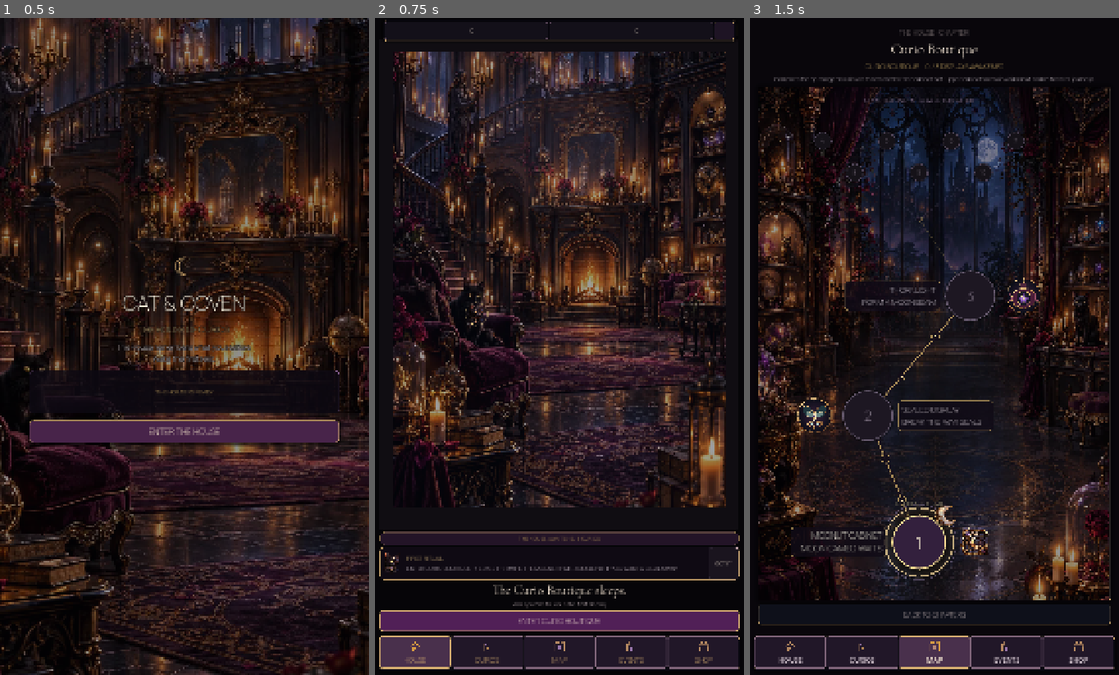
Above: before the commit, frames 1-3 (left to right).
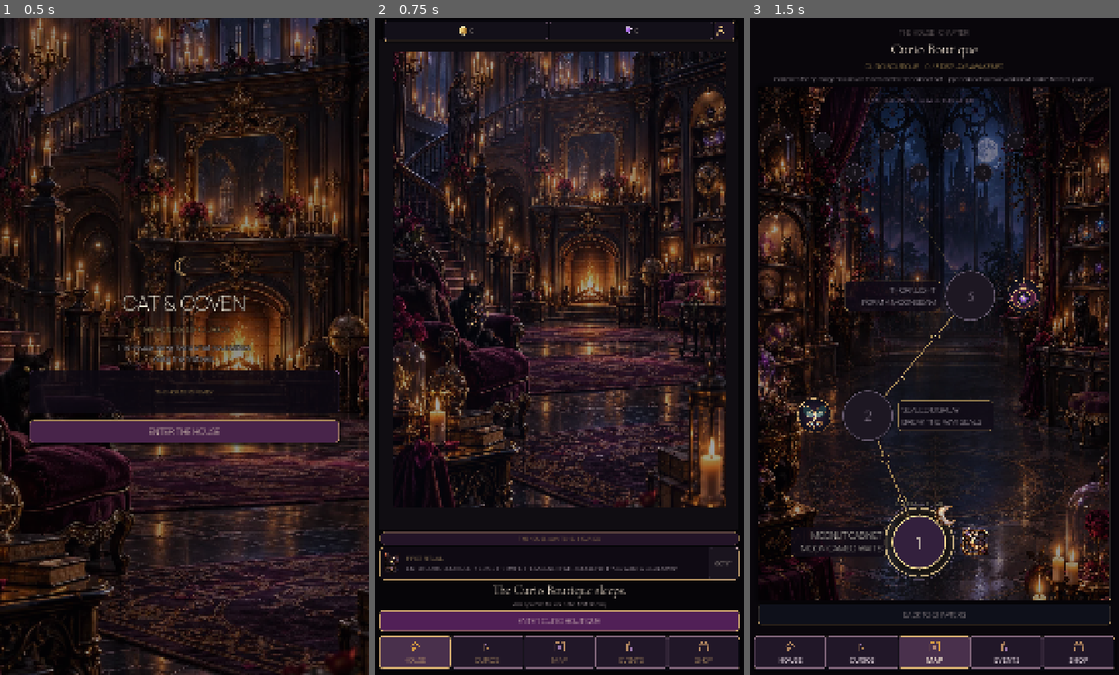
Above: after the commit, the same moments.

Repository: Jay-prodesign/akilta-match3
Game: Godot game, scene res://src/app/app_bootstrap.tscn
Same seed, same stepped clock (60 frames per second), same inputs: the game is played once before the commit and once after it.
Inputs:
- Up to frame 1 (0.5 s): no input
- Up to frame 2 (0.75 s): click "ENTER THE HOUSE" at 0.5 s
- Up to frame 3 (1.5 s): click "ENTER CURIO BOUTIQUE" at 1.25 s

Frame 1 is identical in both runs. In frame 2, less than 0.1% of the frame differs, in the area x 22-95%, y 1-3%; in frame 3, nothing differs.

Commit message:
Bind authored resource icons through runtime asset resolver

Diff:
--- a/src/ui/shared/top_resource_bar.gd
+++ b/src/ui/shared/top_resource_bar.gd
@@ -1,6 +1,7 @@
 class_name Match3TopResourceBar
 extends RefCounted
 
+const PieceAssetLoader = preload("res://src/match3/presentation/piece_asset_loader.gd")
 const MobileSafeArea = preload("res://src/ui/shared/mobile_safe_area.gd")
 const ResourceBarScene = preload("res://src/ui/shared/top_resource_bar.tscn")
 
@@ -24,7 +25,15 @@
 	panel.offset_bottom = 68.0 + safe_insets.y
 	screen.add_child(panel)
 
+	var coin_icon := panel.get_node_or_null("Resources/CoinResourceChip/Content/Icon") as TextureRect
+	var gem_icon := panel.get_node_or_null("Resources/GemResourceChip/Content/Icon") as TextureRect
+	if coin_icon != null:
+		coin_icon.texture = PieceAssetLoader.ornament("res://assets/ui/ui_coin.svg")
+	if gem_icon != null:
+		gem_icon.texture = PieceAssetLoader.ornament("res://assets/ui/ui_gem.svg")
 	var profile := panel.get_node_or_null("Resources/KeeperProfile") as Button
+	if profile != null:
+		profile.icon = PieceAssetLoader.ornament("res://assets/ui/ui_profile.svg")
 	if profile != null:
 		if profile_handler.is_valid():
 			profile.visible = true
